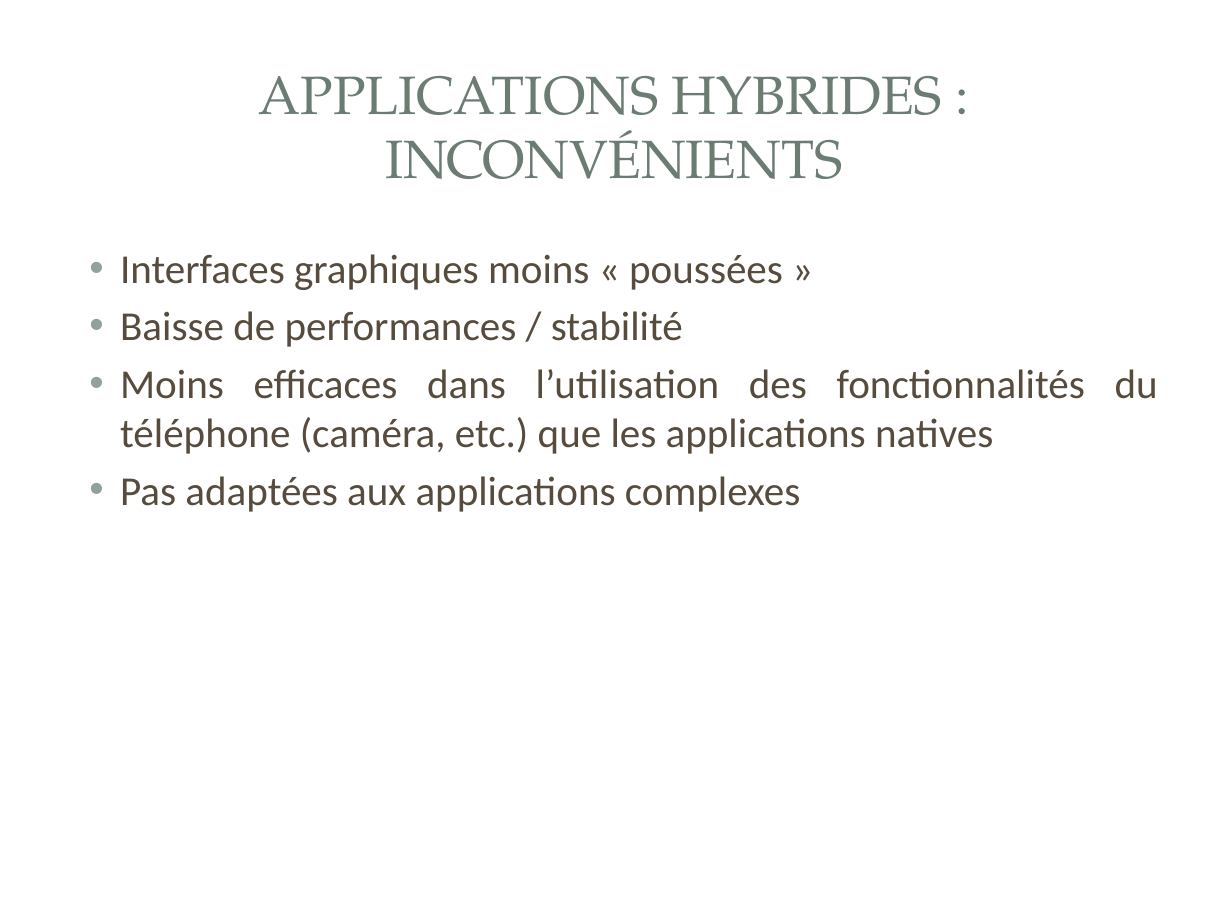
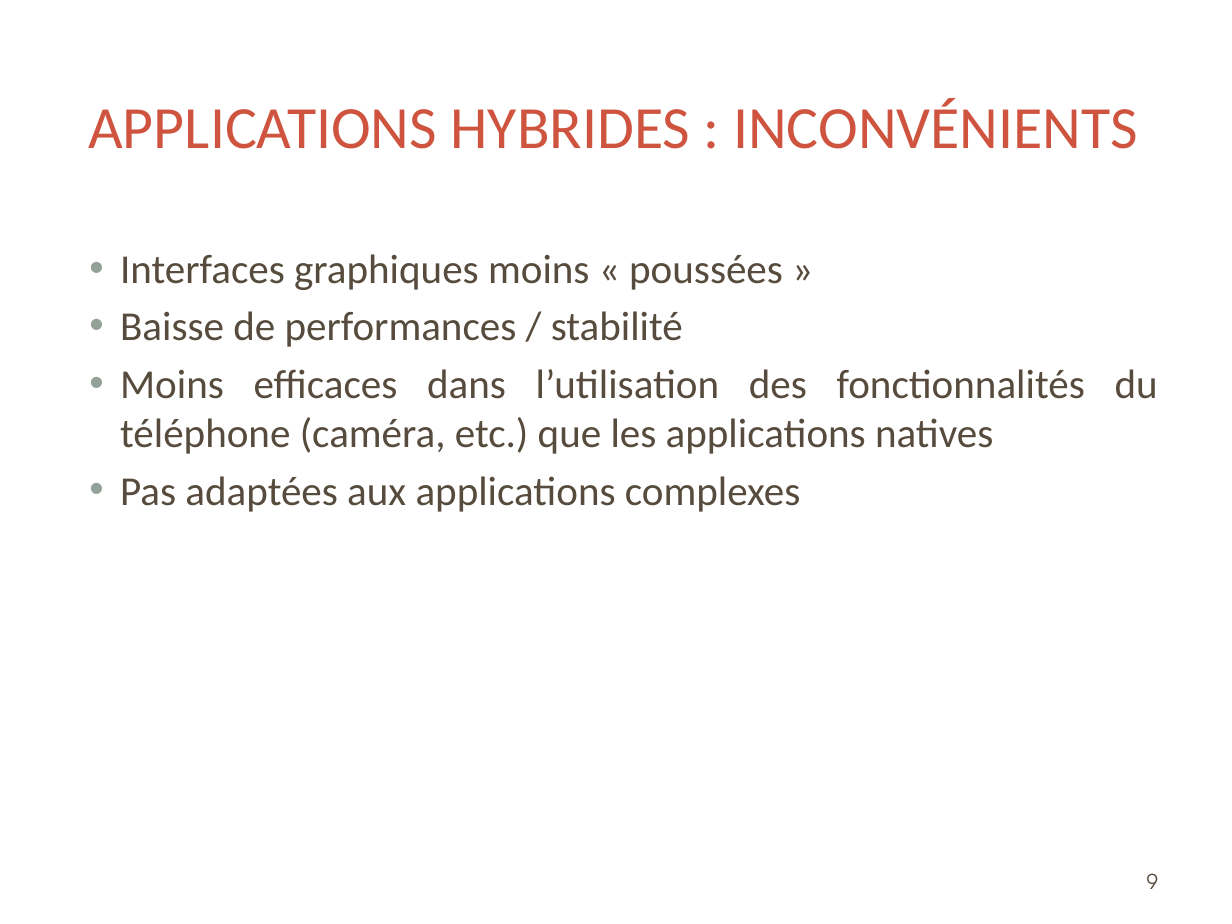
Before and after one commit to rikoste/ionicApp, a slide deck: slide 9 of presentation.pptx. Drawn at 1232x924 pixels with LibreOffice and Linux fonts; fonts in the diff are those of the drawing; background and template pictures are left out. Boxes give left, top, right and bottom in pixels: in the first picture for what was removed or moved away, otherwise in the second. Text is boxed around its words. In the diff, an @@ line names an element or a change of style, - is before the commit and + after.

```diff
--- a/presentation.pptx
+++ b/presentation.pptx
@@ title "APPLICATIONS HYBRIDES : INCONVÉNIENTS" at box(88, 99, 1138, 149): size 31.5 to 35 pt, font TeX Gyre Pagella to Calibri, text colour #6B7D72 to #CF543F @@
@@ page number added at box(1147, 873, 1158, 889), 12 pt, text #564B3C @@
+9
```
Also in this commit, not shown: 7 other slides changed, 2 slides added, 1 slide removed.
